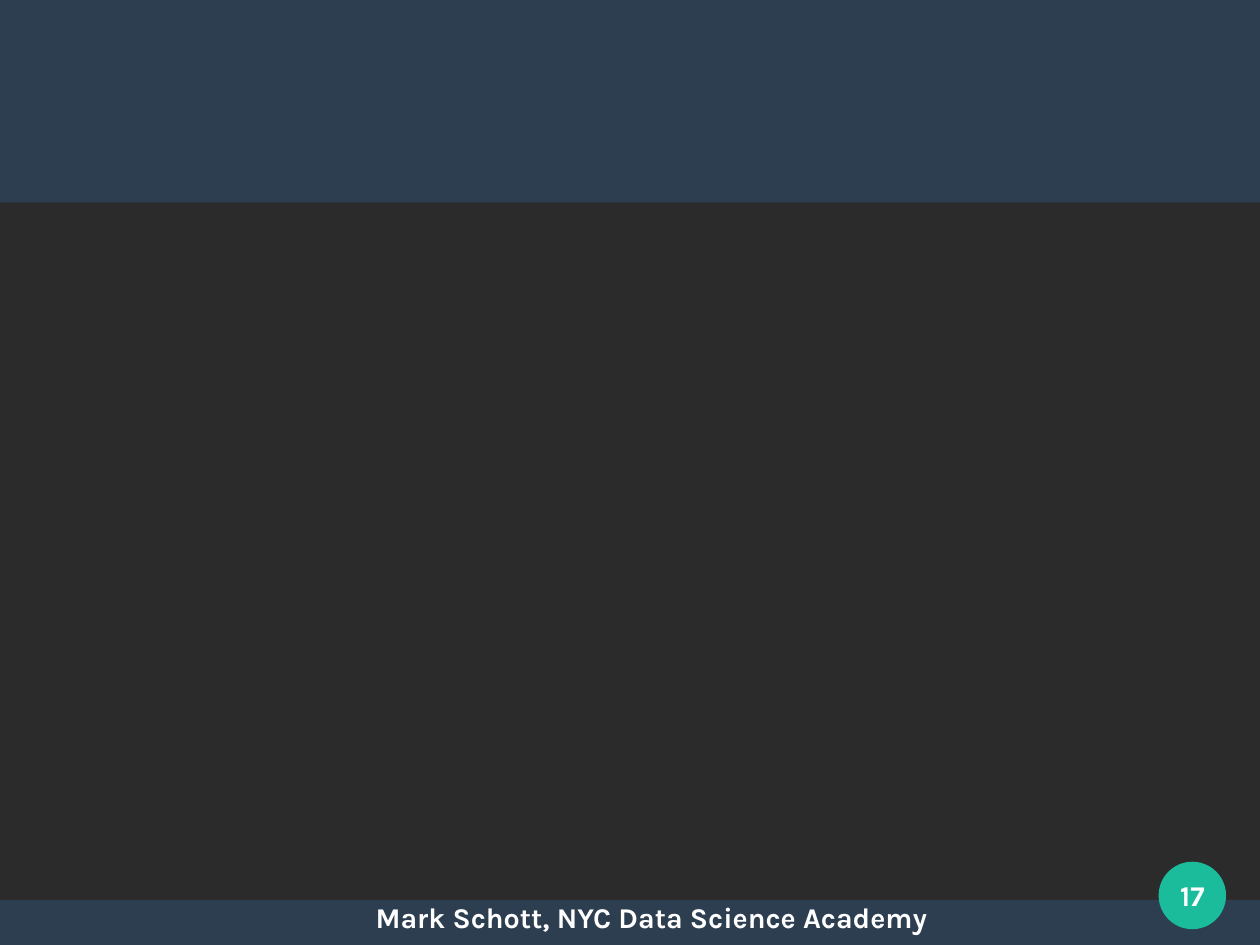
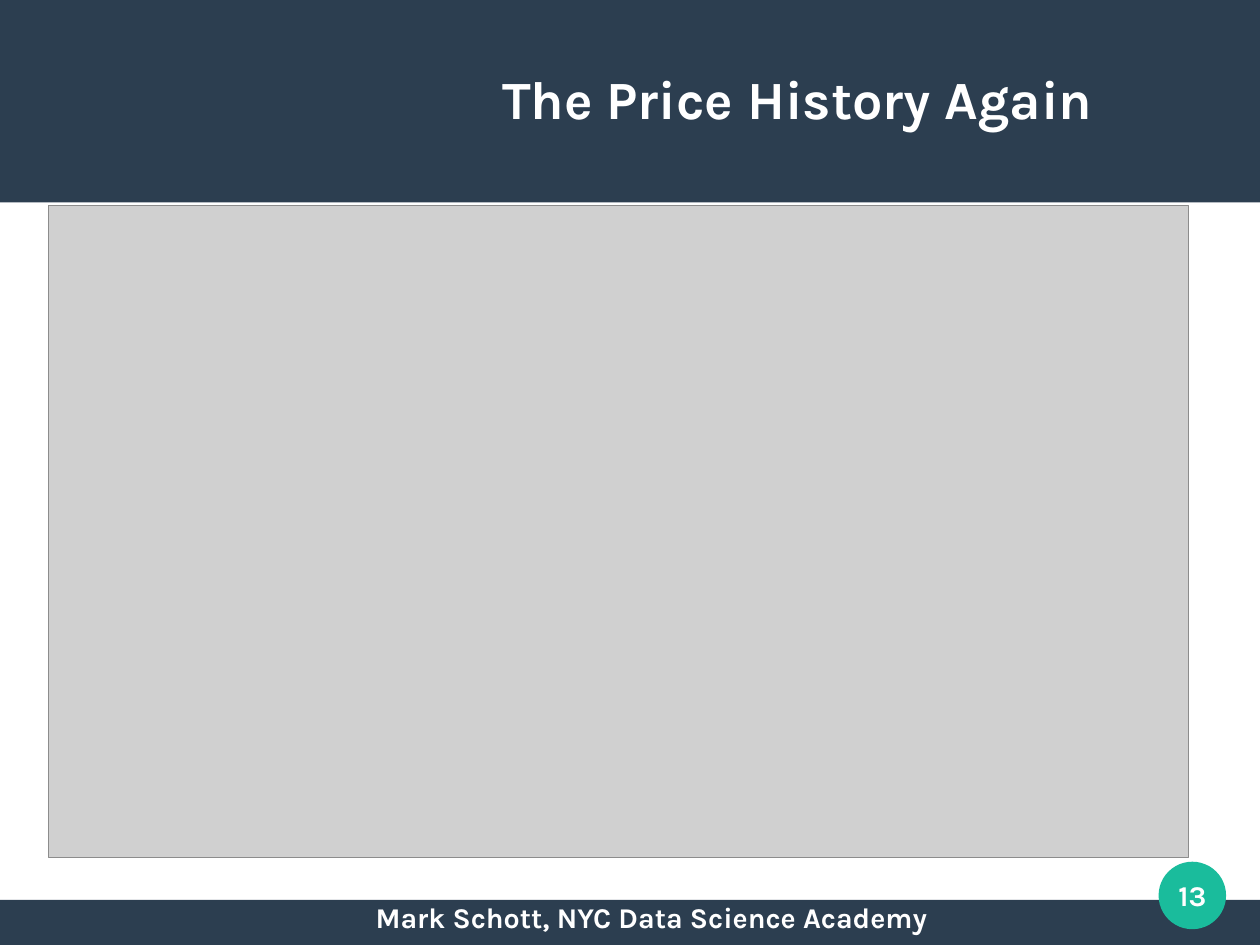
Before and after one commit to nycdatasci/bootcamp009_project, a slide deck: slide 13 of Project2-WebScraping/markschott/bitcoin/presentation/project2_mark_schott_prez.odp (slide 17 before the commit). Drawn at 1260x945 pixels with LibreOffice and Linux fonts; fonts in the diff are those of the drawing; grey boxes stand for pictures; background and template pictures are left out; a plain dark background stands for a picture behind light text. Boxes give left, top, right and bottom in pixels: in the first picture for what was removed or moved away, otherwise in the second. Text is boxed around its words. In the diff, an @@ line names an element or a change of style, - is before the commit and + after.

```diff
--- a/Project2-WebScraping/markschott/bitcoin/presentation/project2_mark_schott_prez.odp
+++ b/Project2-WebScraping/markschott/bitcoin/presentation/project2_mark_schott_prez.odp
@@ background picture (left out) to #FFFFFF @@
@@ title added at [502,80,1093,132], 33.9 pt, text #FFFFFF, bold @@
+The Price History Again
@@ picture added at [48,206,1189,858] @@
@@ page number at [1178,887,1206,907]: text changed @@
-17
+13
```
Also in this commit, not shown: 11 other slides changed, 3 slides added, 1 slide removed, 45 other files.
